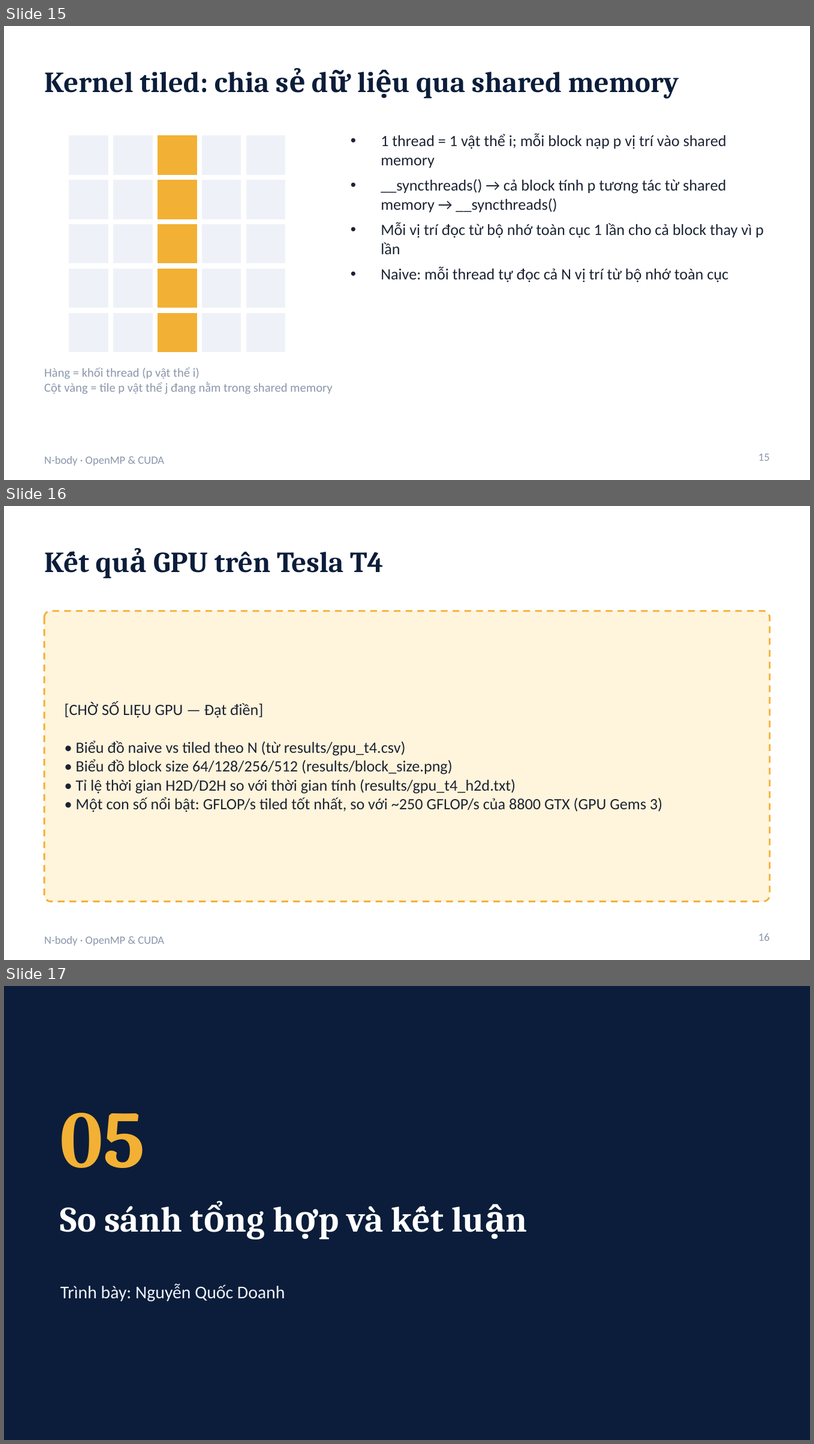
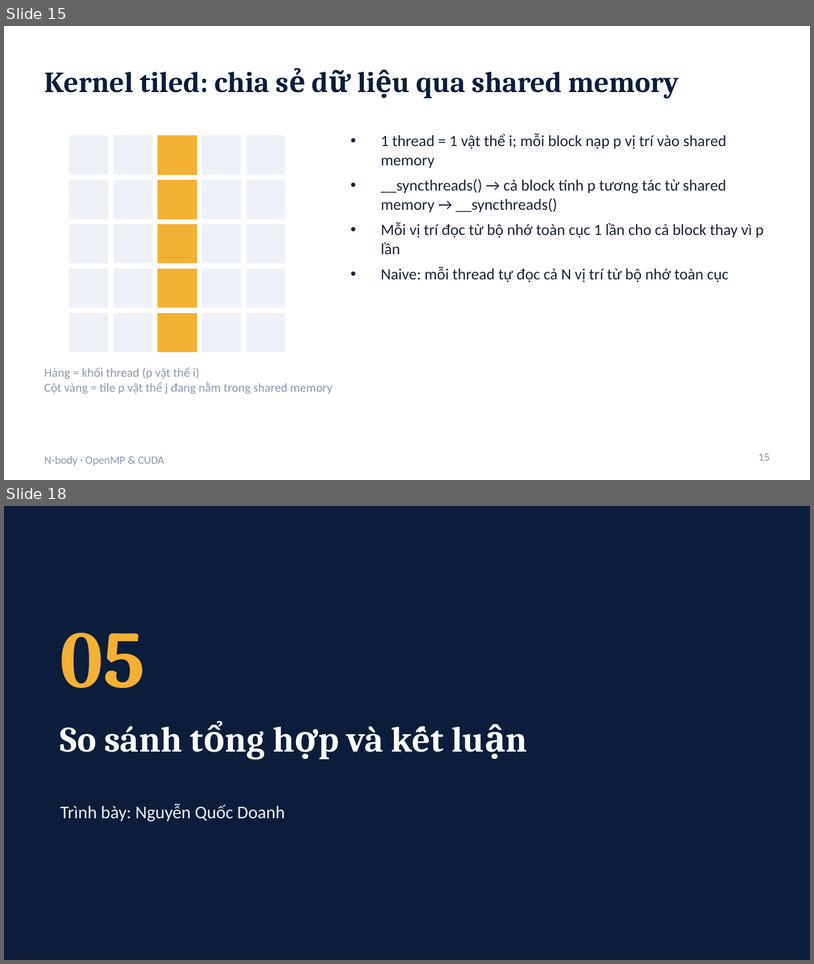
Before and after one commit to doanh9a246-afk/motcongmotbangmay, a slide deck: bao_cao/slide_nhom.pptx. Shown one above the other, each under a label of ours: slides 15, 16 and 17 before the commit, slides 15 and 18 after it; the slides between them are not shown. The pictures are 814x1444 and 814x964 pixels, drawn with LibreOffice and Linux fonts; fonts in the diff are those of the drawing. Boxes give left, top, right and bottom in pixels: in the first picture for what was removed or moved away, otherwise in the second. Text is boxed around its words. In the diff, an @@ line names an element or a change of style, - is before the commit and + after.

```diff
--- a/bao_cao/slide_nhom.pptx
+++ b/bao_cao/slide_nhom.pptx
@@ slide 16 removed at bbox=[4, 506, 810, 960], background #FFFFFF; not listed: 1 template element that a slide beside it also shows @@
@@ title removed at bbox=[153, 552, 383, 573] @@
-Kết quả GPU trên Tesla T4
@@ rounded rectangle removed at bbox=[44, 611, 770, 901] @@
@@ text removed at bbox=[65, 702, 663, 812] @@
-[CHỜ SỐ LIỆU GPU — Đạt điền]
-• Biểu đồ naive vs tiled theo N (từ results/gpu_t4.csv)
-• Biểu đồ block size 64/128/256/512 (results/block_size.png)
-• Tỉ lệ thời gian H2D/D2H so với thời gian tính (results/gpu_t4_h2d.txt)
-• Một con số nổi bật: GFLOP/s tiled tốt nhất, so với ~250 GFLOP/s của 8800 GTX (GPU Gems 3)
@@ page number removed at bbox=[759, 933, 770, 940] @@
-16
@@ what was slide 17 is now slide 18 @@
```
Also in this commit, not shown: 6 slides changed, 2 slides added.
